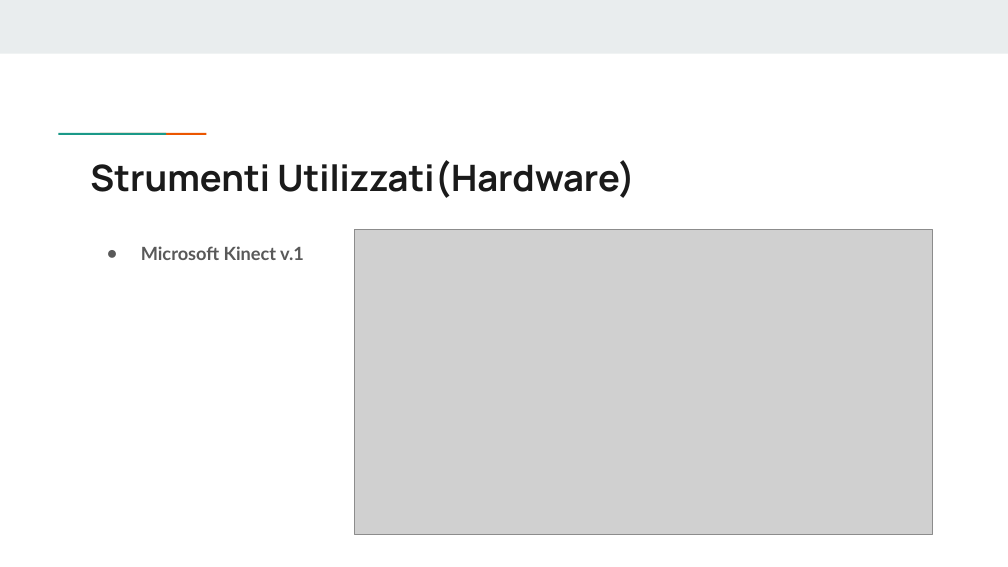
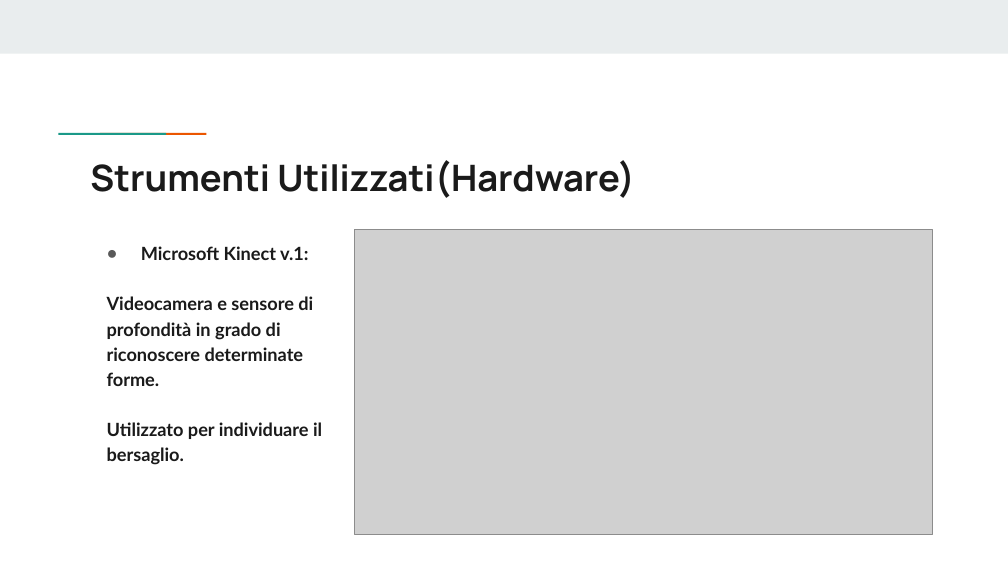
Before and after one commit to Sguinza/Progetto-Secondo-Quadrimestre, a slide deck: slide 5 of Presentazione Progetto (1).pptx. Drawn at 1008x567 pixels with LibreOffice and Linux fonts; fonts in the diff are those of the drawing; grey boxes stand for pictures. Boxes give left, top, right and bottom in pixels: in the first picture for what was removed or moved away, otherwise in the second. Text is boxed around its words. In the diff, an @@ line names an element or a change of style, - is before the commit and + after.

```diff
--- a/Presentazione Progetto (1).pptx
+++ b/Presentazione Progetto (1).pptx
@@ text at (x1=107, y1=246, x2=322, y2=465): text changed; text colour #595959 to #1A1A1A @@
-● Microsoft Kinect v.1
+● Microsoft Kinect v.1:
+Videocamera e sensore di profondità in grado di riconoscere determinate forme.
+Utilizzato per individuare il bersaglio.
```
Also in this commit, not shown: 7 other slides changed, 5 slides added, 3 slides removed.
